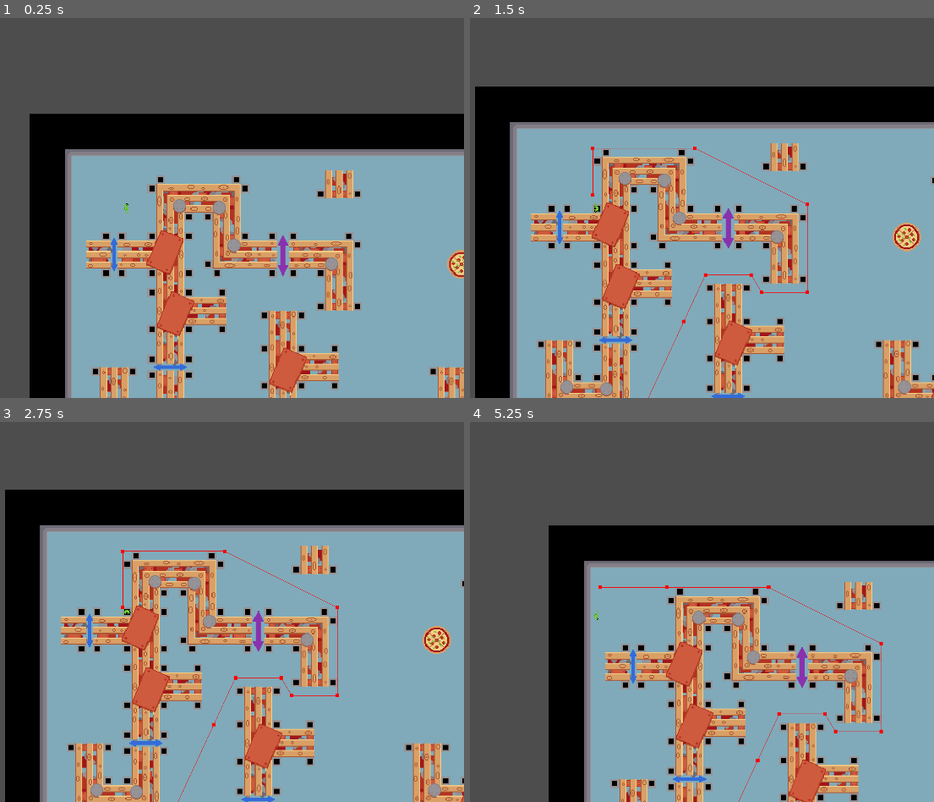
Above: before the commit, frames 1-4 (two rows, left to right).
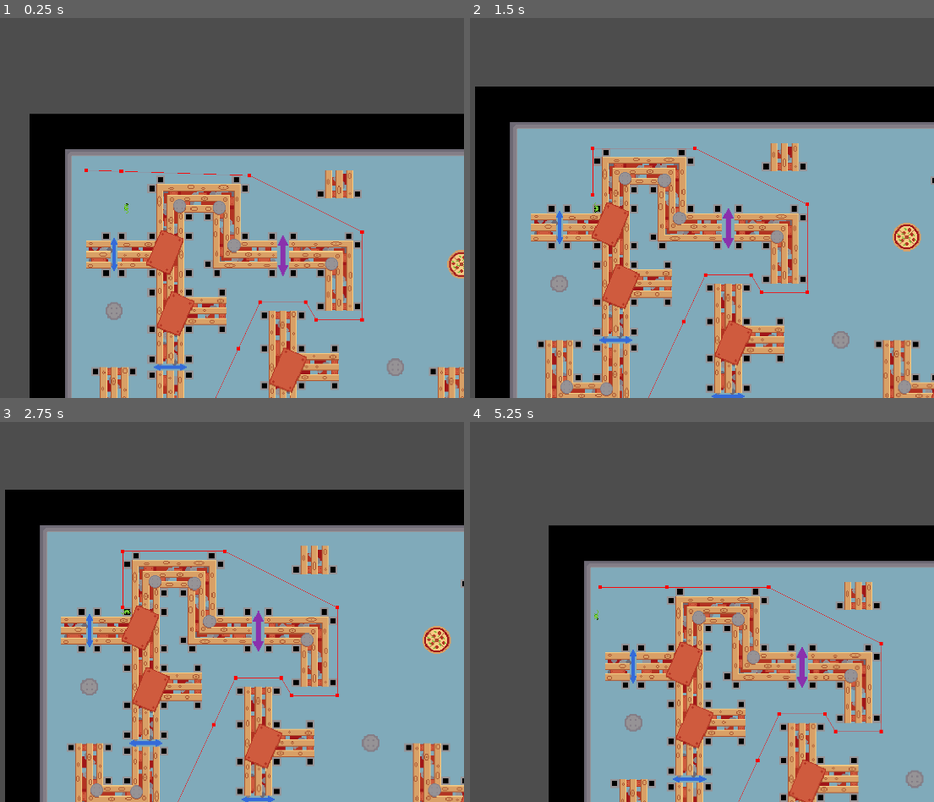
Above: after the commit, the same moments.

Repository: nvbeusekom/GMTK2024
Game: Godot game, scene res://Scenes/main.tscn
The game is run twice, just before and just after one commit, with the same random seed, the same clock (stepped at 60 frames per second) and the same inputs. The engine's default icon, where the game draws it, is replaced by a stand-in: a white triangle on a blue panel in a dark square.
Inputs:
- Up to frame 1 (0.25 s): no input
- Up to frame 2 (1.5 s): tap Enter (emit_sound) at 0.5, 0.6, 1.35 s; hold Right (move_right) 0.53-1.28 s; tap Space at 1.25 s; hold S (move_down) from 1.28 s (still down)
- Up to frame 3 (2.75 s): tap Enter (emit_sound) at 2, 2.1 s; release S (move_down) at 2.03 s; hold Right (move_right) from 2.03 s (still down)
- Up to frame 4 (5.25 s): tap Space at 2.75, 4.25 s; release Right (move_right) at 2.78 s; hold W (move_up) 2.78-3.53 s; tap Enter (emit_sound) at 2.85, 3.5, 3.6, 4.35, 5.1 s; hold A (move_left) 3.53-5.03 s; hold S (move_down) from 5.03 s (still down)

The runs differ from the first frame. In frame 1, 0.6% of the frame differs, in the area x 18-88%, y 39-100%; in frame 2, 0.3%; in frame 3, 0.3%; in frame 4, 0.3%.

Commit message:
Seeker AI changed

Diff:
--- a/Player.gd
+++ b/Player.gd
@@ -66,12 +66,15 @@
 func _on_food_touch(amount):
 	score += amount
 	if score >= threshold3:
+		SPEED = 110
 		$CollisionShape2D.scale = Vector2(5,5)
 		get_tree().get_nodes_in_group("camera")[0].set_zoom(Vector2(1,1))
 	elif score >= threshold2:
+		SPEED = 130
 		$CollisionShape2D.scale = Vector2(3,3)
 		get_tree().get_nodes_in_group("camera")[0].set_zoom(Vector2(1.5,1.5))
 	elif score >= threshold1:
+		SPEED = 160
 		$CollisionShape2D.scale = Vector2(1.7,1.7)
 		get_tree().get_nodes_in_group("camera")[0].set_zoom(Vector2(2,2))
 	#scale.x += .5
--- a/Scenes/level_gen.gd
+++ b/Scenes/level_gen.gd
@@ -10,7 +10,7 @@
 
 var numberOfSeekers = 2
 var numberOfFood = 12
-var numberOfCans = 20
+var numberOfCans = 200
 var food = load("res://Scenes/food.tscn")
 var seeker = load("res://Scenes/seeker.tscn")
 var can = load("res://Scenes/can.tscn")
@@ -223,10 +223,8 @@
 	var eligibleList = []
 	for cell in tile_map.get_used_cells_by_id(0,Vector2i(3,2)):
 		eligibleList.append(cell)
-	print(len(eligibleList))
 	if len(eligibleList) > numberOfFood + numberOfCans + numberOfSeekers:
 		for i in range(numberOfFood):
-			print(i)
 			var placeCell = eligibleList.pick_random()
 			eligibleList.remove_at(eligibleList.find(placeCell,0))
 			var scene = food.instantiate()
@@ -245,4 +243,4 @@
 			scene.position = tile_map.map_to_local(placeCell)
 			add_child(scene)
 	else:
-		print("Faulty generation")
+		print("Faulty generation, too few empty tiles")
--- a/Scenes/seeker.tscn
+++ b/Scenes/seeker.tscn
@@ -15,6 +15,7 @@
 script = ExtResource("1_42gxo")
 vision_renderer = NodePath("VisionCone2D/VisionConeRenderer")
 alert_color = Color(0.901961, 0.141176, 0.188235, 0.286275)
+sound_color = Color(0.0941176, 0.223529, 0.729412, 0.286275)
 
 [node name="CollisionShape2D" type="CollisionShape2D" parent="CharacterBody2D"]
 rotation = 1.5708
@@ -45,7 +46,22 @@
 [node name="NavigationAgent2D" type="NavigationAgent2D" parent="CharacterBody2D"]
 debug_enabled = true
 
+[node name="autopathIdle" type="Timer" parent="CharacterBody2D"]
+wait_time = 10.0
+autostart = true
+
+[node name="soundWait" type="Timer" parent="CharacterBody2D"]
+wait_time = 3.0
+one_shot = true
+
+[node name="seenWait" type="Timer" parent="CharacterBody2D"]
+wait_time = 3.0
+one_shot = true
+
 [connection signal="body_entered" from="CharacterBody2D/VisionCone2D/VisionConeArea" to="CharacterBody2D" method="_on_vision_cone_area_body_entered"]
 [connection signal="body_exited" from="CharacterBody2D/VisionCone2D/VisionConeArea" to="CharacterBody2D" method="_on_vision_cone_area_body_exited"]
+[connection signal="timeout" from="CharacterBody2D/autopathIdle" to="CharacterBody2D" method="_on_autopath_idle_timeout"]
+[connection signal="timeout" from="CharacterBody2D/soundWait" to="CharacterBody2D" method="_on_sound_wait_timeout"]
+[connection signal="timeout" from="CharacterBody2D/seenWait" to="CharacterBody2D" method="_on_seen_wait_timeout"]
 
 [editable path="CharacterBody2D/VisionCone2D"]
--- a/Scripts/Seeker.gd
+++ b/Scripts/Seeker.gd
@@ -5,17 +5,20 @@
 @export var rotation_speed = 1
 @export var rotation_angle = 90
 @export var alert_color: Color
+@export var sound_color: Color
 
 @onready var rot_start = rotation
 @onready var original_color = vision_renderer.color if vision_renderer else Color.WHITE
 var goal
 var targetPos = Vector2(0,0)
+var lastKnownPos = Vector2(0,0)
 var playerSeen = false
+var stillFollowing = false
 var soundHeard = false
 var paused = false
 # Get the gravity from the project settings to be synced with RigidBody nodes.
 var gravity = ProjectSettings.get_setting("physics/2d/default_gravity")
-var movement_speed = 40.0
+var movement_speed = 50.0
 var movement_delta
 var angle_to_player
 
@@ -30,20 +33,28 @@
 	if playerSeen:
 		soundHeard = false
 		targetPos = get_tree().get_nodes_in_group("player")[0].global_position
-	else:
-		rotation = rotation + deg_to_rad(2)#rot_start + sin(Time.get_ticks_msec()/1000. * rotation_speed) * deg_to_rad(rotation_angle/2.)
+		if stillFollowing:
+			targetPos = lastKnownPos
+			if (global_position - targetPos).length() < 10 and $seenWait.time_left == 0:
+				$seenWait.start()
 
-	if soundHeard and (global_position - targetPos).length() < 2:
+
+	if soundHeard and (global_position - targetPos).length() < 10 and $soundWait.time_left == 0:
+		$soundWait.start()
+
+	$NavigationAgent2D.set_target_position(targetPos)
+	if !$NavigationAgent2D.is_target_reachable():
 		soundHeard = false
-
-	if playerSeen or soundHeard:
-		$NavigationAgent2D.set_target_position(targetPos)
-		movement_delta = movement_speed * delta
-		var next_path_position: Vector2 = $NavigationAgent2D.get_next_path_position()
-		var current_agent_position: Vector2 = global_position
-		var new_velocity: Vector2 = (next_path_position - current_agent_position).normalized() * movement_delta
-		look_at(next_path_position)
-		rotation = rotation-deg_to_rad(90)
+		playerSeen = false
+		vision_renderer.color = original_color
+		randomPath()
+	movement_delta = movement_speed * delta
+	var next_path_position: Vector2 = $NavigationAgent2D.get_next_path_position()
+	var current_agent_position: Vector2 = global_position
+	var new_velocity: Vector2 = (next_path_position - current_agent_position).normalized() * movement_delta
+	look_at(next_path_position)
+	rotation = rotation-deg_to_rad(90)
+	if (global_position - targetPos).length() > 1:
 		if $NavigationAgent2D.avoidance_enabled:
 			$NavigationAgent2D.set_velocity(new_velocity)
 		else:
@@ -56,14 +67,45 @@
 	if body.is_in_group("player"):
 		vision_renderer.color = alert_color
 		playerSeen = true
+		movement_speed = 120
+		$seenWait.stop()
 	#start pathfinding
 
 func _on_vision_cone_area_body_exited(body: Node2D) -> void:
-	vision_renderer.color = original_color
-	playerSeen = false
+	lastKnownPos = get_tree().get_nodes_in_group("player")[0].global_position
+	stillFollowing = true
+	$seenWait.start()
 	#start lose interest timer
 
 func _on_sound_heard(soundOrigin: Vector2) -> void:
 	if !playerSeen:
+		$soundWait.stop()
+		vision_renderer.color = sound_color
 		soundHeard = true
+		movement_speed = 80
 		targetPos = soundOrigin
+		$NavigationAgent2D.set_target_position(targetPos)
+		if !$NavigationAgent2D.is_target_reachable():
+			randomPath()
+
+func _on_autopath_idle_timeout() -> void:
+	randomPath()
+
+func randomPath():
+	if !playerSeen and !soundHeard:
+		var eligibleList = []
+		for cell in get_tree().get_nodes_in_group("navigation")[0].get_used_cells_by_id(0,Vector2i(3,2)):
+			eligibleList.append(cell)
+			targetPos = get_tree().get_nodes_in_group("navigation")[0].map_to_local(eligibleList.pick_random())
+
+func _on_seen_wait_timeout() -> void:
+	vision_renderer.color = original_color
+	playerSeen = false
+	stillFollowing = false
+	movement_speed = 50
+	randomPath()
+
+func _on_sound_wait_timeout() -> void:
+	soundHeard = false
+	movement_speed = 50
+	randomPath()
